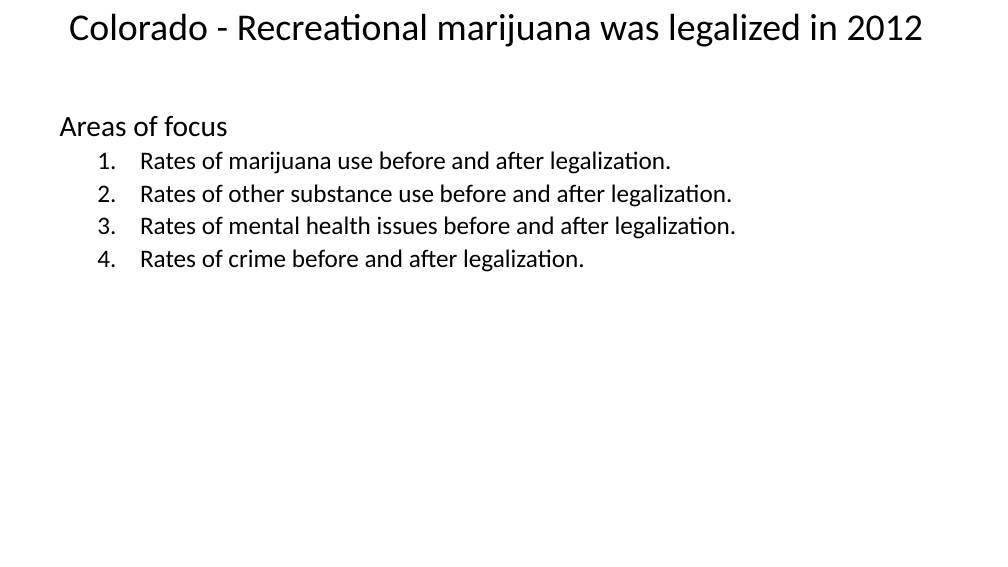
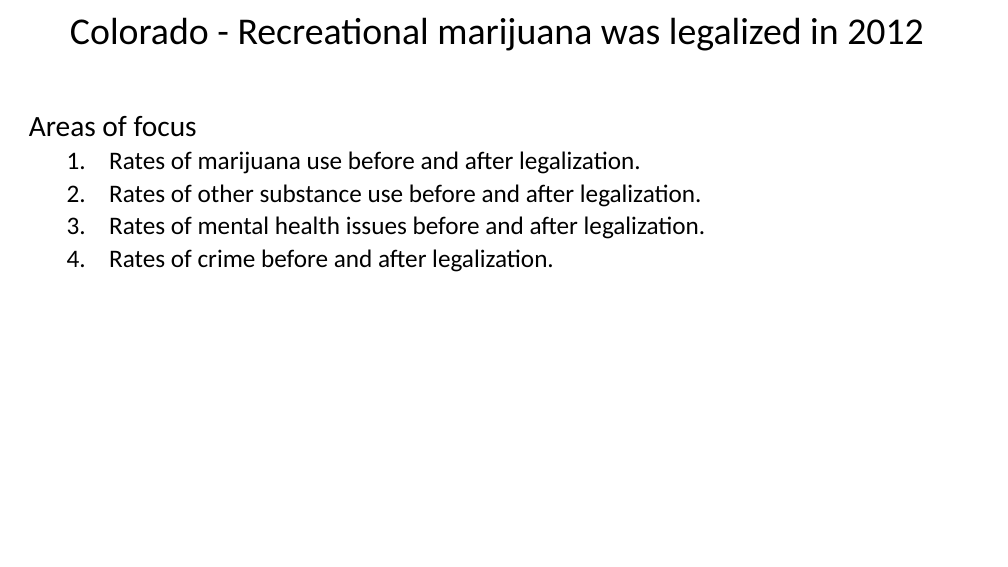
Before and after one commit to zdsteele/Project_1, a slide deck: slide 2 of Outline.pptx. Drawn at 1008x567 pixels with LibreOffice and Linux fonts; fonts in the diff are those of the drawing. Boxes give left, top, right and bottom in pixels: in the first picture for what was removed or moved away, otherwise in the second. Text is boxed around its words. In the diff, an @@ line names an element or a change of style, - is before the commit and + after.

```diff
--- a/Outline.pptx
+++ b/Outline.pptx
@@ title "Colorado - Recreational marijuana was ...": place and size @@
-title "Colorado - Recreational marijuana was ..." at (69,13,924,47)
+title "Colorado - Recreational marijuana was ..." at (70,17,924,51)
@@ text "Areas of focus": place and size @@
-text "Areas of focus" at (60,116,737,272)
+text "Areas of focus" at (29,116,706,272)
```
Also in this commit, not shown: 3 slides added.
